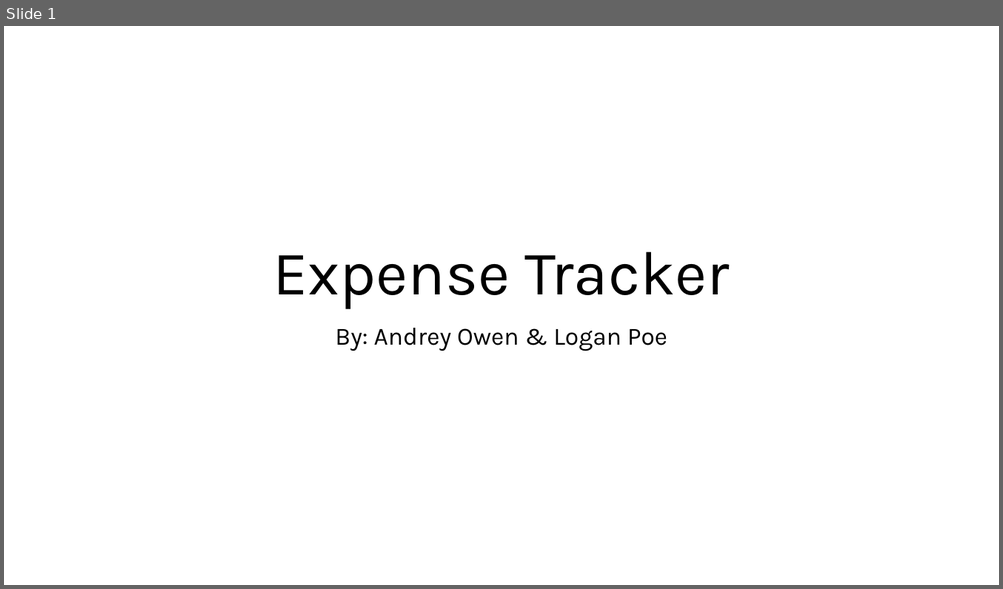
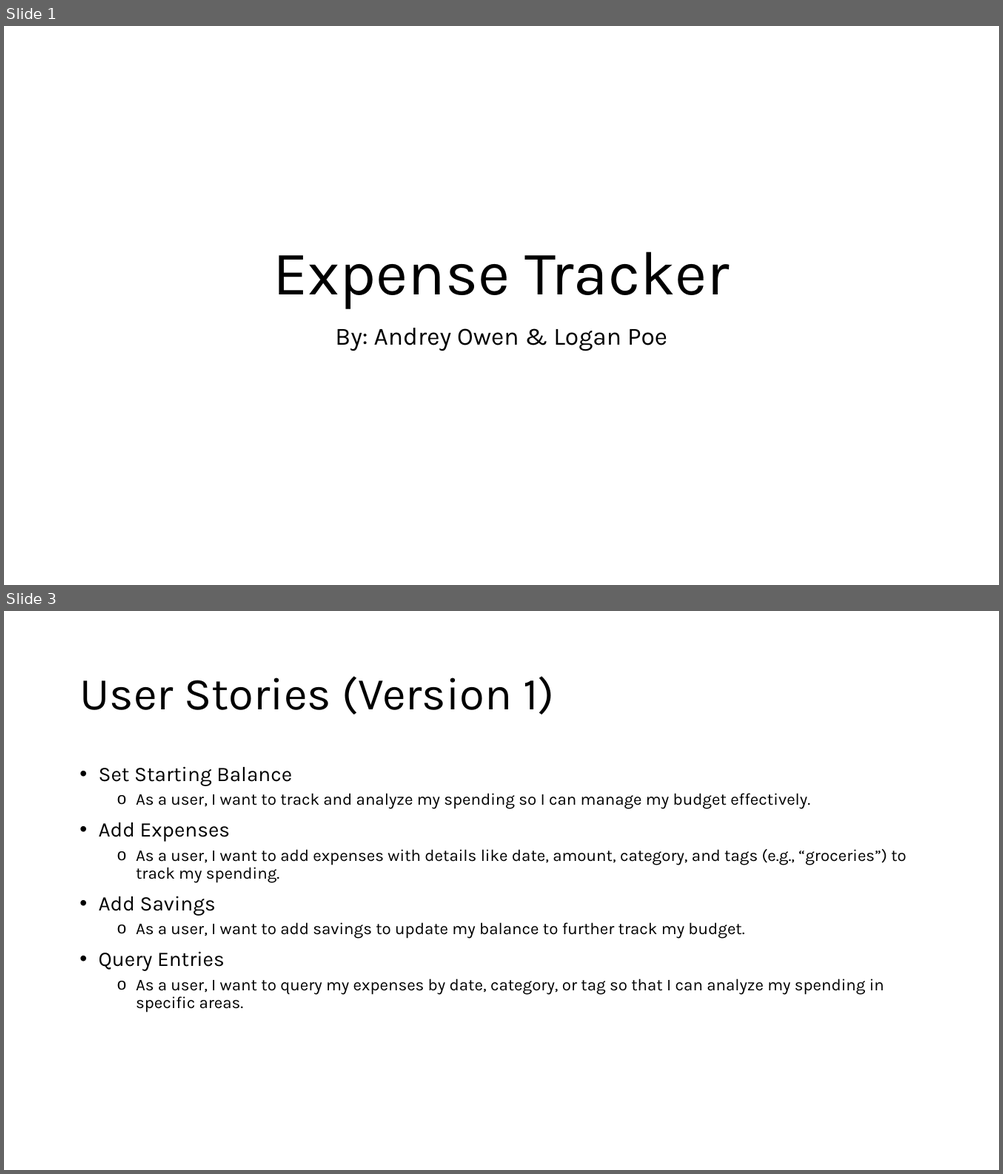
Before and after one commit to Dreymeister/ExpenseTracker, a slide deck: Documents/ASE420_ExpenseTracker.pptx. Shown one above the other, each under a label of ours: slide 1 before the commit, slides 1 and 3 after it; the slides between them are not shown. The pictures are 1003x589 and 1003x1174 pixels, drawn with LibreOffice and Linux fonts; fonts in the diff are those of the drawing. Boxes give left, top, right and bottom in pixels: in the first picture for what was removed or moved away, otherwise in the second. Text is boxed around its words. In the diff, an @@ line names an element or a change of style, - is before the commit and + after.

```diff
--- a/Documents/ASE420_ExpenseTracker.pptx
+++ b/Documents/ASE420_ExpenseTracker.pptx
@@ slide 3 added at bbox=[4, 611, 999, 1170], background #FFFFFF @@
@@ title added at bbox=[79, 676, 554, 715], 44 pt, text #000000 @@
+User Stories (Version 1)
@@ text added at bbox=[99, 766, 906, 1013], 16 pt, text #000000 @@
+• Set Starting Balance
+  o As a user, I want to track and analyze my spending so I can manage my budget effectively.
+• Add Expenses
+  o As a user, I want to add expenses with details like date, amount, category, and tags (e.g., “groceries”) to track my spending.
+• Add Savings
+  o As a user, I want to add savings to update my balance to further track my budget.
+• Query Entries
+  o As a user, I want to query my expenses by date, category, or tag so that I can analyze my spending in specific areas.
```
Also in this commit, not shown: 3 slides changed, 13 other slides added, 1 slide removed, 1 other file.
